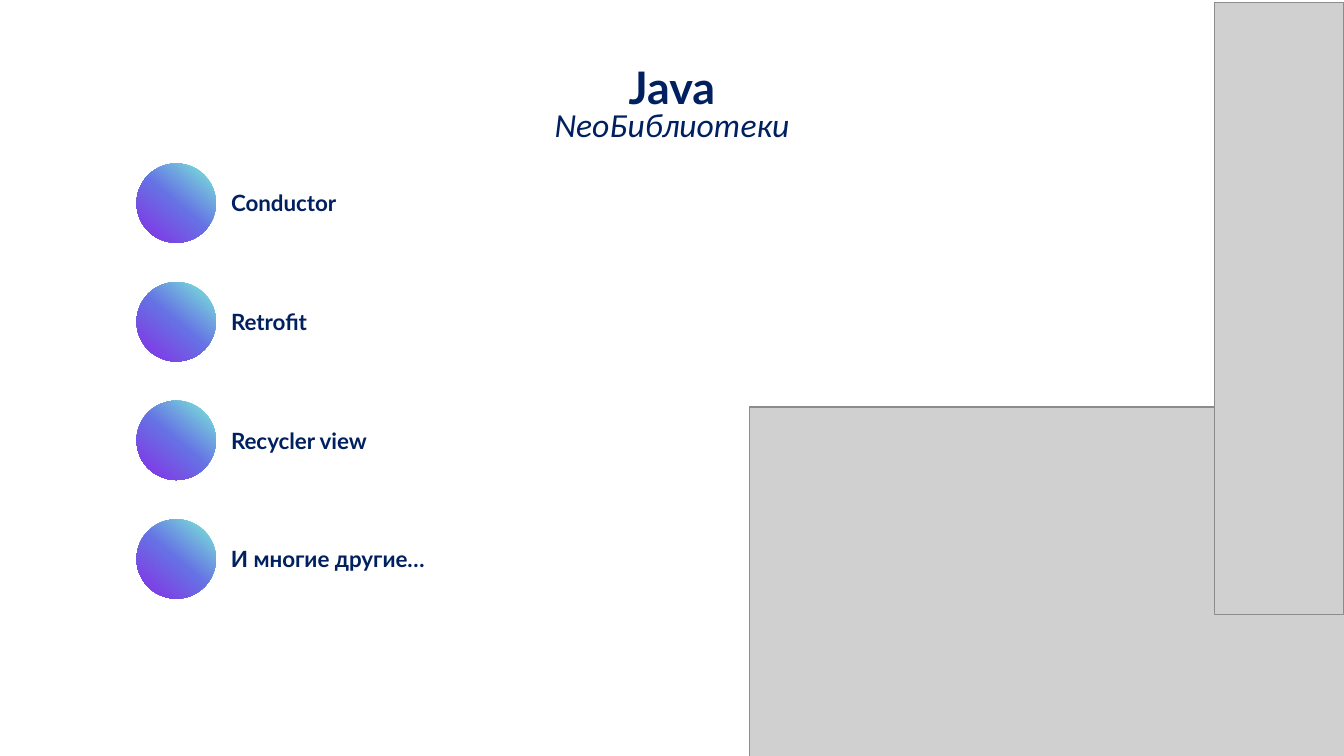
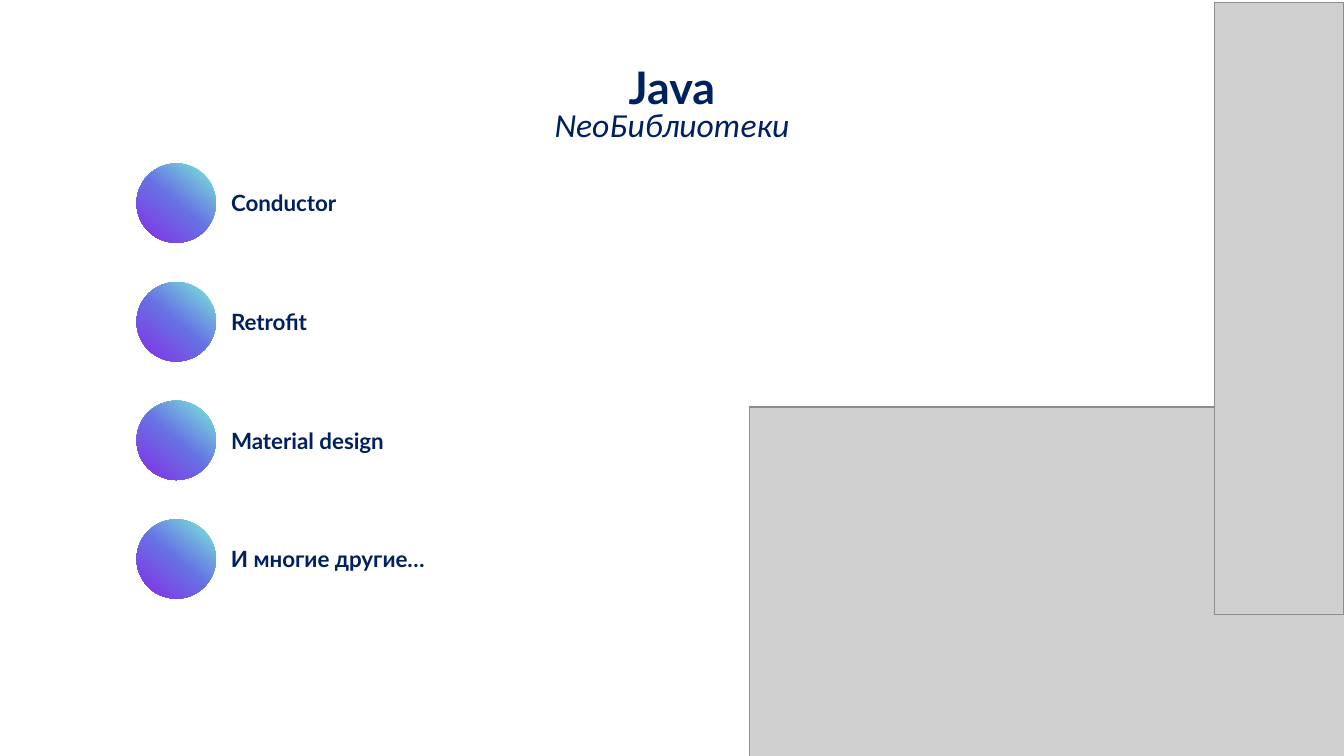
Before and after one commit to romka-best/NeoBrain_App, a slide deck: slide 8 of NeoBrain.pptx. Drawn at 1344x756 pixels with LibreOffice and Linux fonts; fonts in the diff are those of the drawing; grey boxes stand for pictures. Boxes give left, top, right and bottom in pixels: in the first picture for what was removed or moved away, otherwise in the second. Text is boxed around its words. In the diff, an @@ line names an element or a change of style, - is before the commit and + after.

Commit message:
Update Client: Updated PeopleAdapter. Updated interface ApiService. Updated Controllers: PeopleController, ProfileController. Added new iconsL info, mic, textsms, also new emoji. Updated Layouts: auth, people, profile. Added recycler_view_item with people. Updated values: colors, strings. Update Service: added new resource with search. Updated Presentation and text to presentation

```diff
--- a/NeoBrain.pptx
+++ b/NeoBrain.pptx
@@ text at [231, 432, 383, 453]: text changed @@
-Recycler view
+Material design
```
Also in this commit, not shown: 6 other slides changed, 1 slide added, 1 slide removed, 27 other files.
